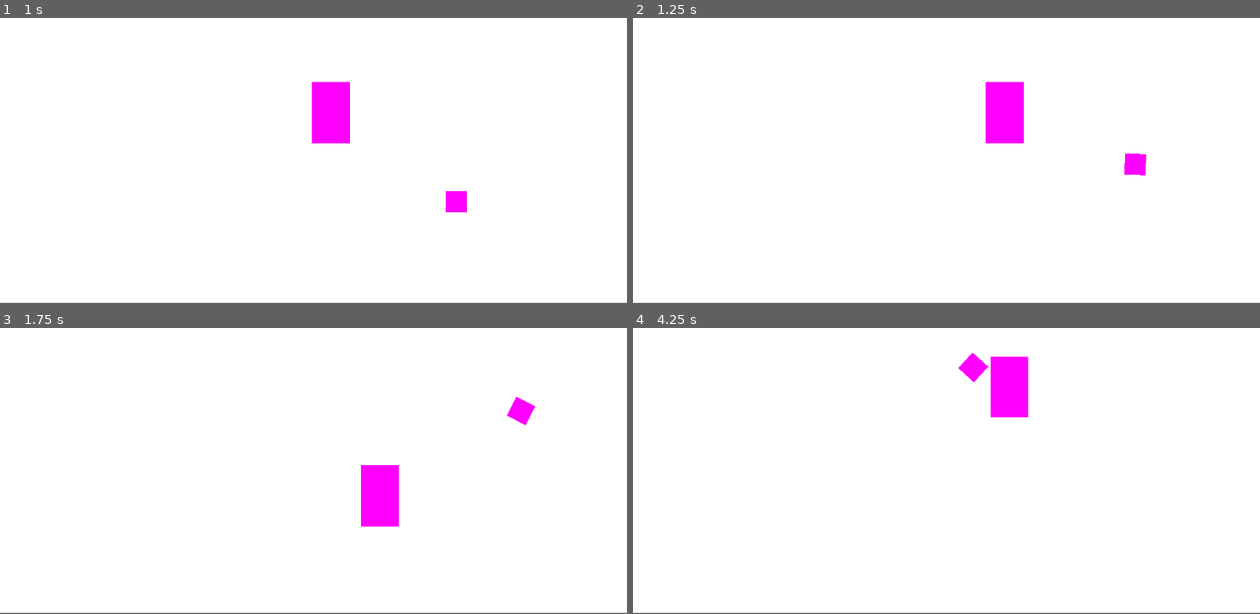
Above: before the commit, frames 1-4 (two rows, left to right).
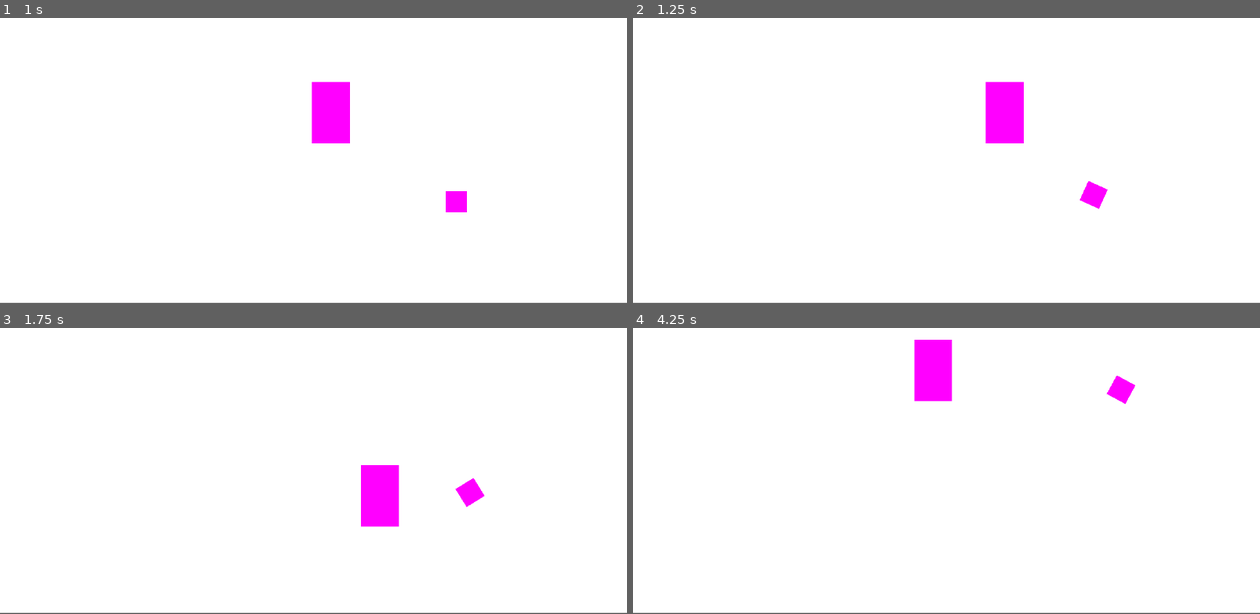
Above: after the commit, the same moments.

Repository: turkey-ball/turkey-ball
Game: Godot game, scene res://game.tscn
Two runs of this game, one before a commit and one after it. Both use one fixed random seed, a clock stepped at 60 frames per second and the inputs below.
Inputs:
- Up to frame 1 (1 s): tap Enter at 0.5 s; hold Right (ui_right) from 0.53 s (still down)
- Up to frame 2 (1.25 s): keep holding Right (ui_right)
- Up to frame 3 (1.75 s): release Right (ui_right) at 1.28 s; hold Down (ui_down) from 1.28 s (still down)
- Up to frame 4 (4.25 s): release Down (ui_down) at 2.03 s; hold Right (ui_right) 2.03-2.78 s; hold Up (ui_up) 2.78-3.53 s; hold Left (ui_left) from 3.53 s (still down)

Frame 1 is identical in both runs. In frame 2, 0.5% of the frame differs, in the area x 71-82%, y 47-67%; in frame 3, 0.5%; in frame 4, 3.2%, in the area x 44-81%, y 4-32%.

Commit message:
change shape of arena

Diff:
--- a/Scenes/arena.tscn
+++ b/Scenes/arena.tscn
@@ -20,7 +20,7 @@
 [node name="StaticBody2D" type="StaticBody2D" parent="."]
 
 [node name="CollisionShape2D" type="CollisionPolygon2D" parent="StaticBody2D"]
-polygon = PackedVector2Array(200, 230, 397, 163, 838, 158, 1018, 275, 913, 486, 538, 523, 275, 420, 199, 230, 0, 234, 0, 646, 1157, 646, 1153, 1, 3, 1, 2, 231)
+polygon = PackedVector2Array(198, 297, 336, 159, 599, 72, 838, 158, 1018, 275, 847, 496, 608, 524, 336, 468, 196, 297, 1, 348, 0, 646, 1157, 646, 1153, 1, 3, 1, -1, 347)
 
 [node name="background_sound1" type="AudioStreamPlayer2D" parent="."]
 stream = ExtResource("2_d8ia7")
--- a/Scripts/turkey.gd
+++ b/Scripts/turkey.gd
@@ -42,8 +42,6 @@
 		if (velocity < 0.5):
 			status = 0
 			idle_time = 0
-
-
 	pass
 
 """
